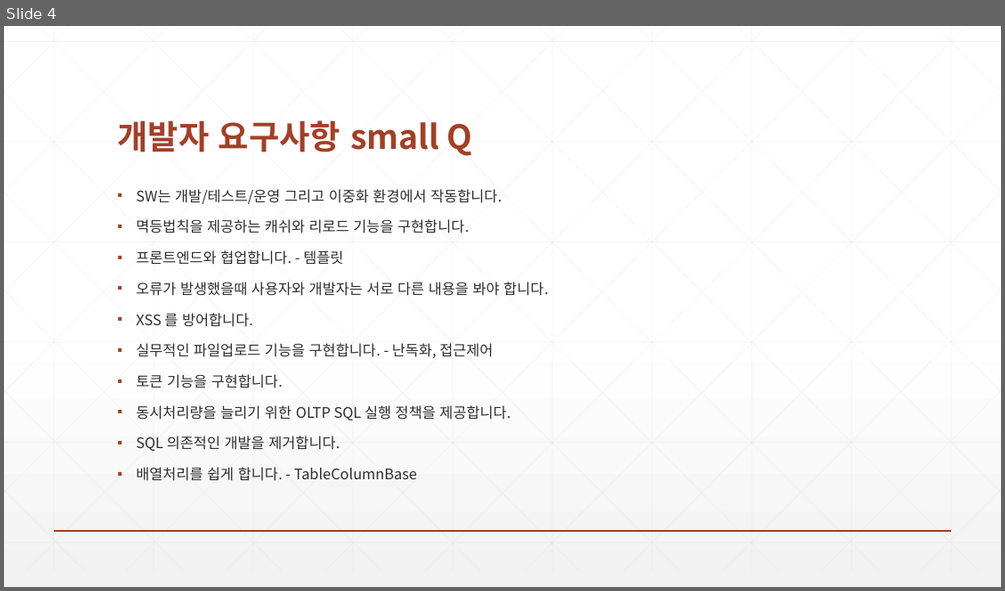
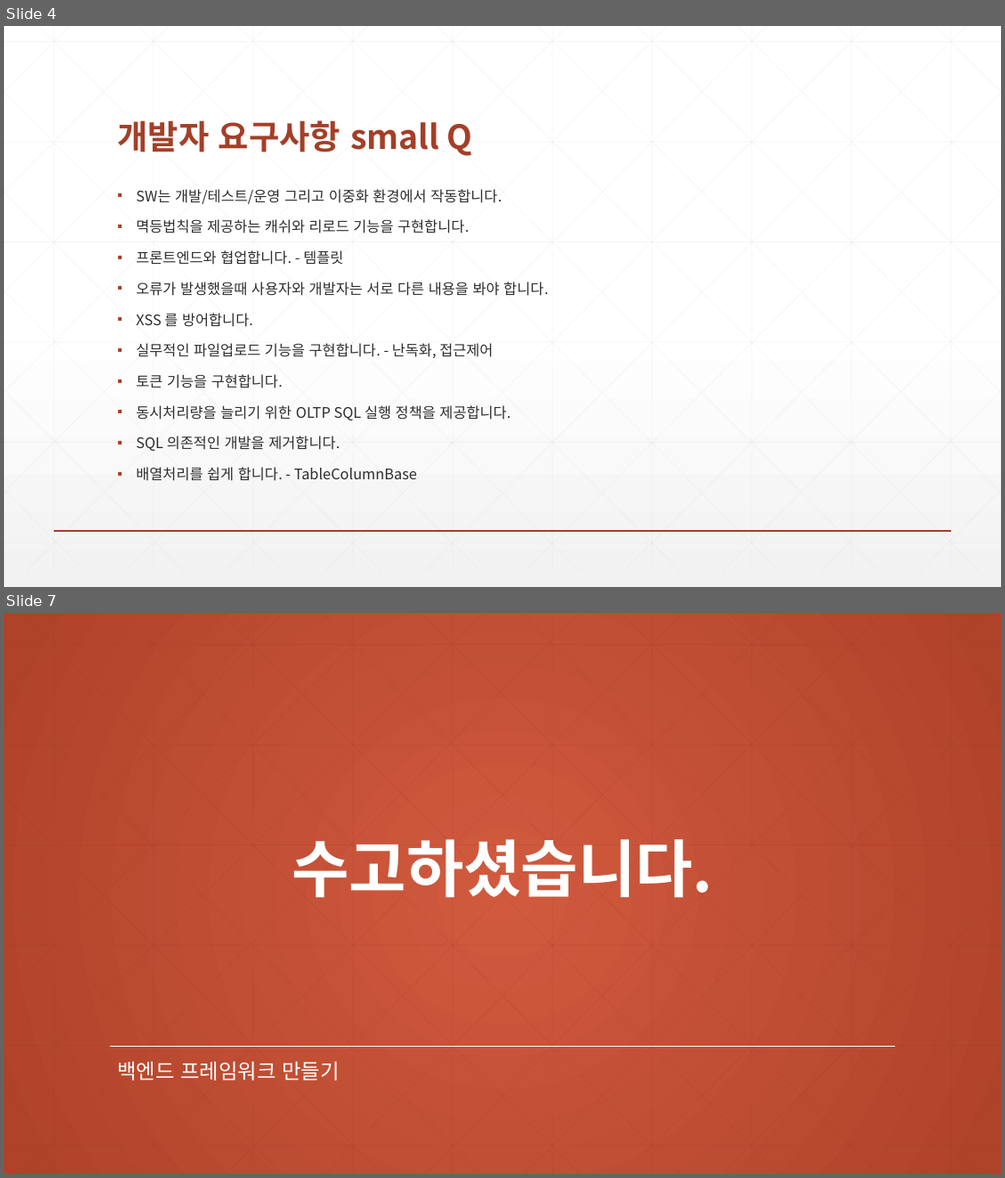
Before and after one commit to zeroshift01/code5, a slide deck: inflearn08/doc/교재.pptx. Shown one above the other, each under a label of ours: slide 4 before the commit, slides 4 and 7 after it; the slides between them are not shown. The pictures are 1005x591 and 1005x1178 pixels, drawn with LibreOffice and Linux fonts; fonts in the diff are those of the drawing. Boxes give left, top, right and bottom in pixels: in the first picture for what was removed or moved away, otherwise in the second. Text is boxed around its words. In the diff, an @@ line names an element or a change of style, - is before the commit and + after.

Commit message:
FIN

```diff
--- a/inflearn08/doc/교재.pptx
+++ b/inflearn08/doc/교재.pptx
@@ slide 7 added at box(4, 613, 1001, 1174), background gradient #D15A3E to #AF432A @@
@@ title added at box(291, 839, 713, 898), 60 pt, text #FFFFFF, bold @@
+수고하셨습니다.
@@ line added from (110, 1046) to (896, 1046), #FFFFFF 1 pt @@
@@ text added at box(117, 1061, 339, 1080), 20 pt, text #FFFFFF @@
+백엔드 프레임워크 만들기
@@ group added at box(4, 613, 1001, 1174): 46 lines @@
```
Also in this commit, not shown: 2 other slides added.
